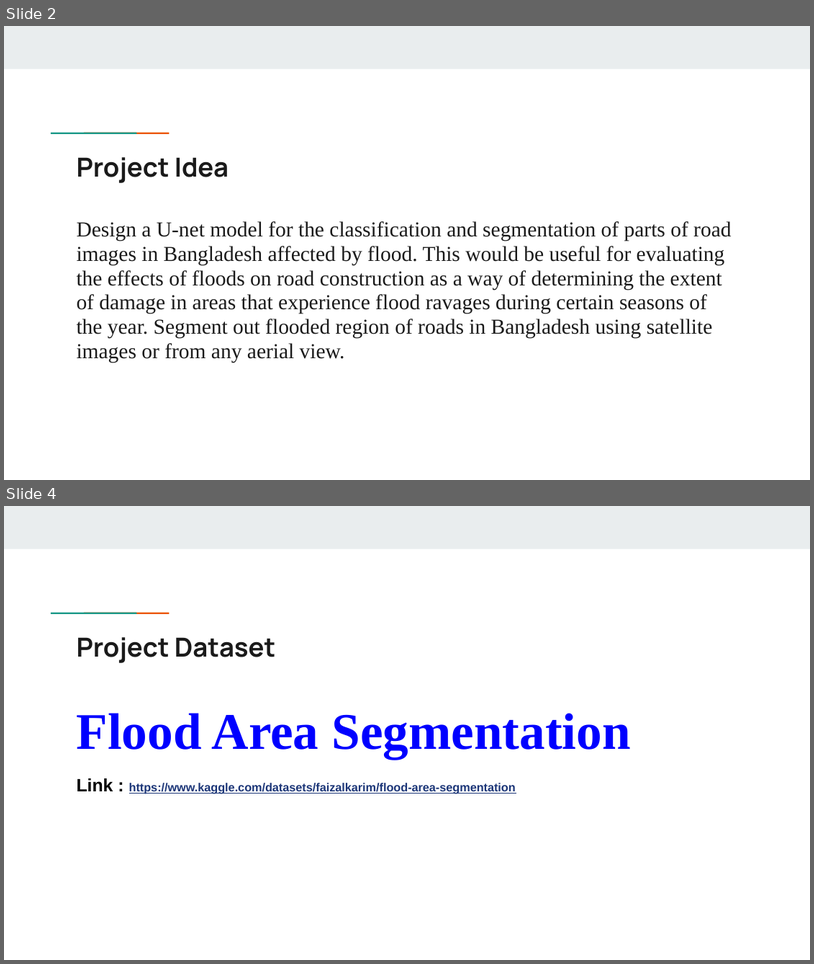
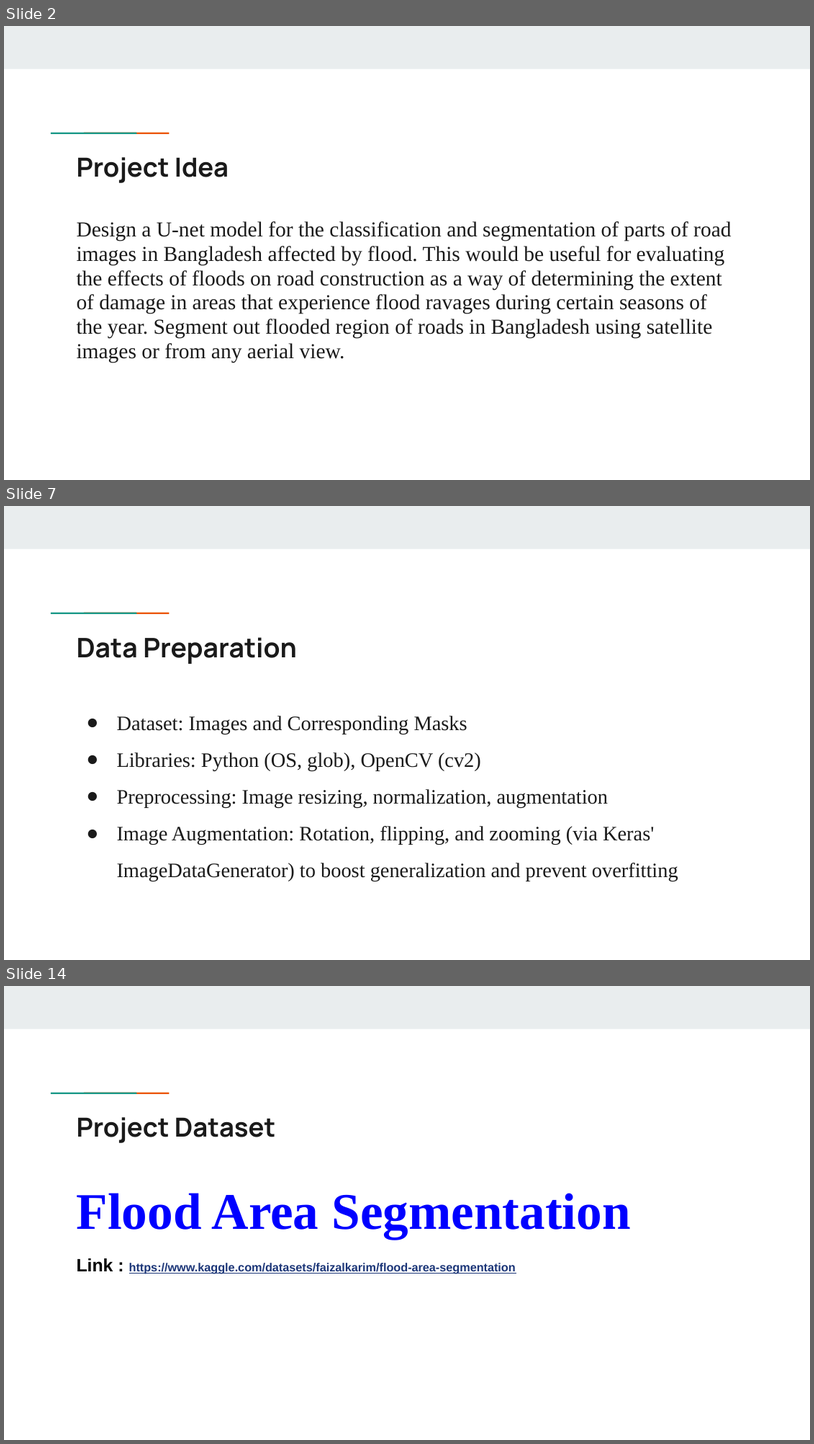
Before and after one commit to Shaoun18/CSE713, a slide deck: Final Project/Task_4a/Flood Impact Detection on Roads Using U-Net.pptx. Shown one above the other, each under a label of ours: slides 2 and 4 before the commit, slides 2, 7 and 14 after it; the slides between them are not shown. The pictures are 814x964 and 814x1444 pixels, drawn with LibreOffice and Linux fonts; fonts in the diff are those of the drawing. Boxes give left, top, right and bottom in pixels: in the first picture for what was removed or moved away, otherwise in the second. Text is boxed around its words. In the diff, an @@ line names an element or a change of style, - is before the commit and + after.

```diff
--- a/Final Project/Task_4a/Flood Impact Detection on Roads Using U-Net.pptx
+++ b/Final Project/Task_4a/Flood Impact Detection on Roads Using U-Net.pptx
@@ slide 7 added at box(4, 506, 810, 960), background #FFFFFF; not listed: 3 template elements that a slide beside it also shows @@
@@ title added at box(77, 637, 297, 664), 24 pt, text #1A1A1A, bold @@
+Data Preparation
@@ text added at box(117, 716, 679, 881), 18.2 pt, text #1A1A1A @@
+● Dataset: Images and Corresponding Masks
+● Libraries: Python (OS, glob), OpenCV (cv2)
+● Preprocessing: Image resizing, normalization, augmentation
+● Image Augmentation: Rotation, flipping, and zooming (via Keras' ImageDataGenerator) to boost generalization and prevent overfitting
@@ what was slide 4 is now slide 14 @@
```
Also in this commit, not shown: 2 slides changed, 10 other slides added.
